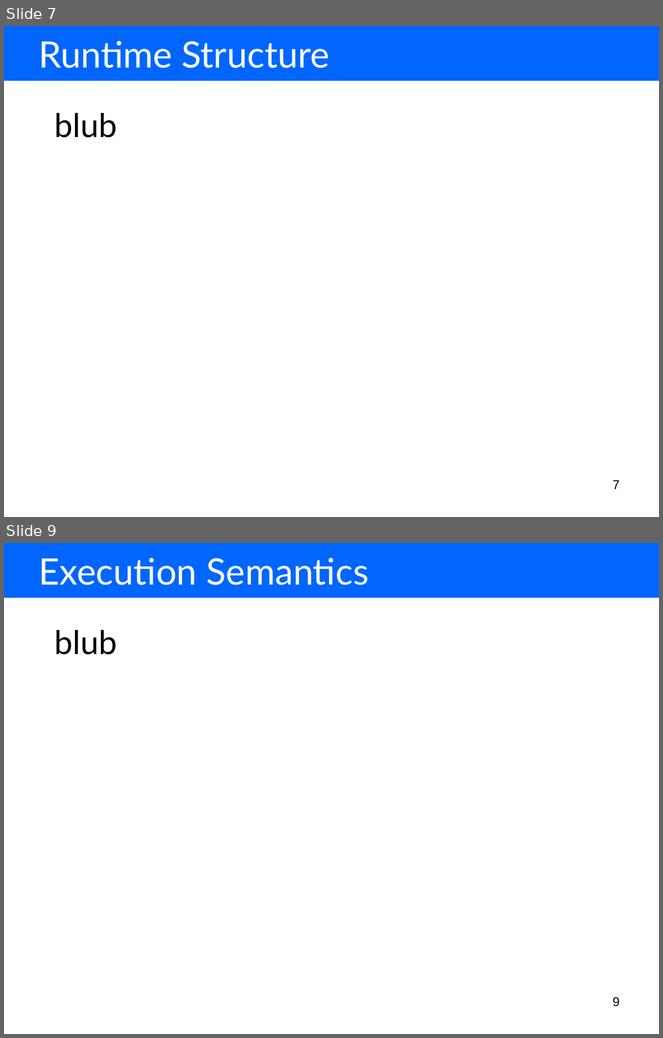
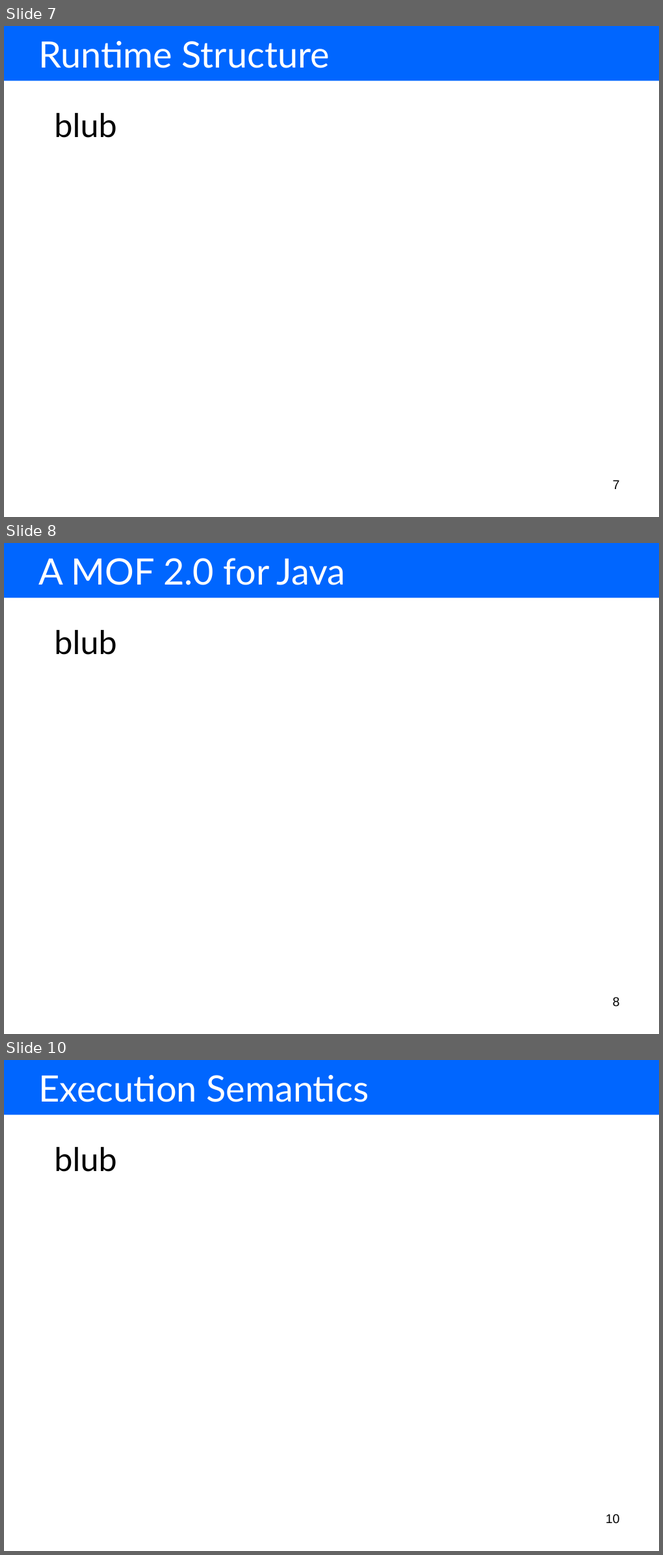
Before and after one commit to markus1978/amof2, a slide deck: hub.sam.stateautomaton/resources/presentation/using our tools for model driven language development.ppt. Shown one above the other, each under a label of ours: slides 7 and 9 before the commit, slides 7, 8 and 10 after it; the slides between them are not shown. The pictures are 663x1038 and 663x1555 pixels, drawn with LibreOffice and Linux fonts; fonts in the diff are those of the drawing. Boxes give left, top, right and bottom in pixels: in the first picture for what was removed or moved away, otherwise in the second. Text is boxed around its words. In the diff, an @@ line names an element or a change of style, - is before the commit and + after.

```diff
--- a/hub.sam.stateautomaton/resources/presentation/using our tools for model driven language development.ppt
+++ b/hub.sam.stateautomaton/resources/presentation/using our tools for model driven language development.ppt
@@ slide 8 added at box(4, 543, 659, 1034), background #FFFFFF @@
@@ rectangle added at box(4, 543, 659, 598), fill #0066FF @@
@@ text added at box(38, 558, 346, 585), 40 pt, text #FFFFFF @@
+A MOF 2.0 for Java
@@ text added at box(54, 630, 116, 655), 36 pt, text #000000 @@
+blub
@@ page number added at box(613, 997, 620, 1007), 14 pt, text #000000 @@
+8
@@ what was slide 9 is now slide 10 @@
@@ page number at box(606, 1514, 620, 1524): text changed @@
-9
+10
```
Also in this commit, not shown: 3 slides changed, 2 other slides added, 1 slide removed, 29 other files.
